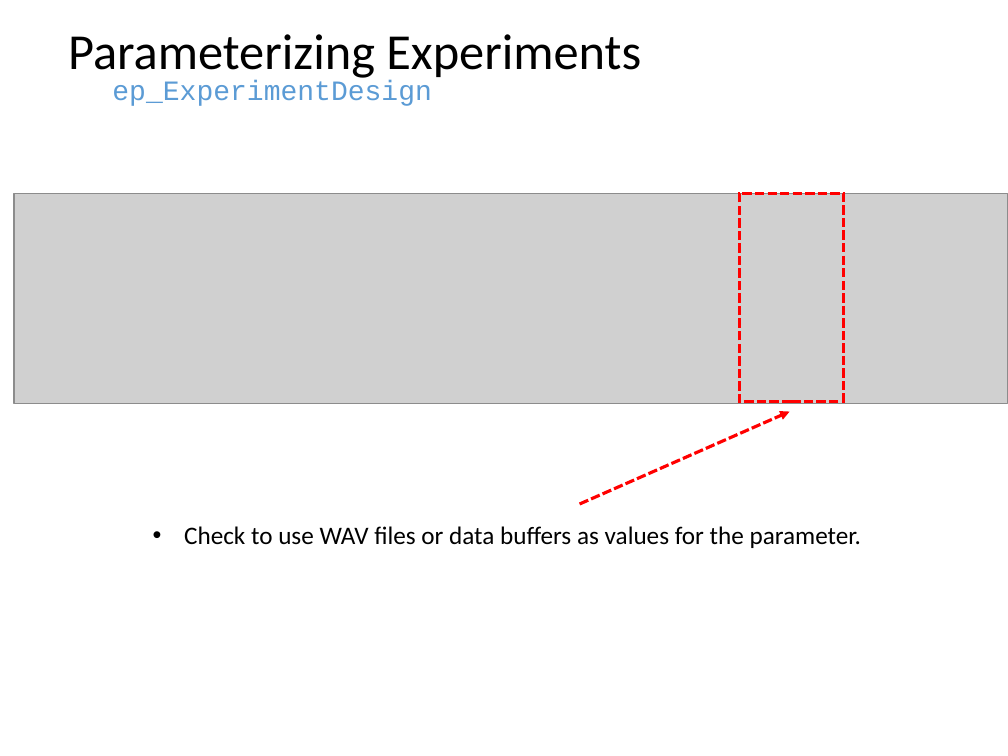
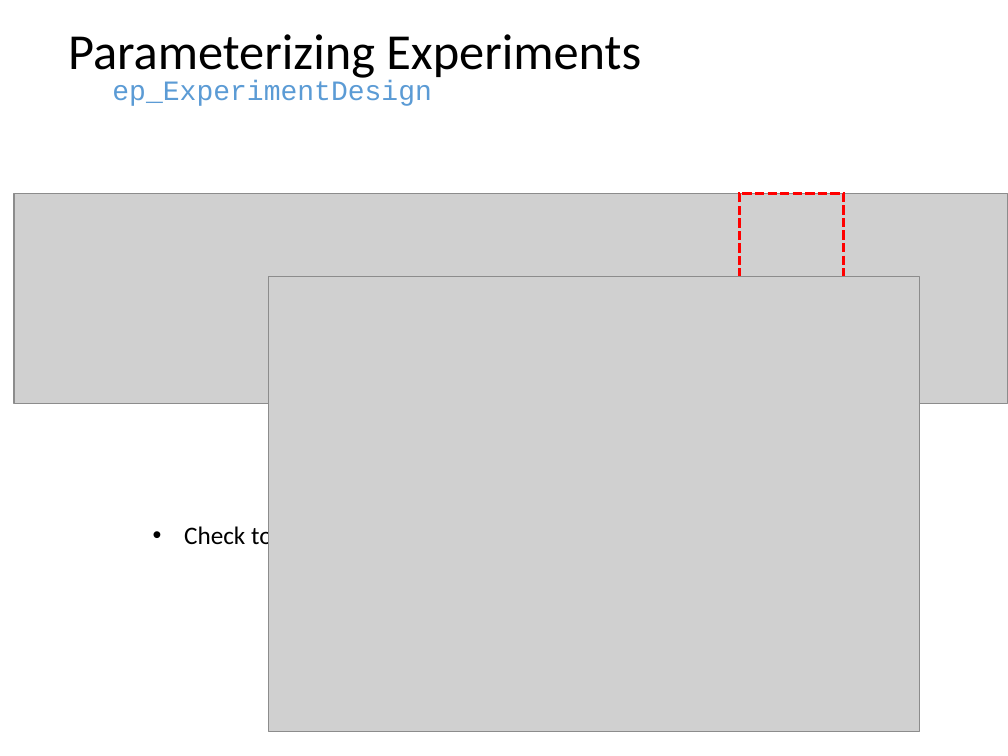
Before and after one commit to dstolz/epsych, a slide deck: slide 23 of trunk/Intro_to_ElectroPsych_Toolbox.pptx. Drawn at 1008x756 pixels with LibreOffice and Linux fonts; fonts in the diff are those of the drawing; grey boxes stand for pictures. Boxes give left, top, right and bottom in pixels: in the first picture for what was removed or moved away, otherwise in the second. Text is boxed around its words. In the diff, an @@ line names an element or a change of style, - is before the commit and + after.

```diff
--- a/trunk/Intro_to_ElectroPsych_Toolbox.pptx
+++ b/trunk/Intro_to_ElectroPsych_Toolbox.pptx
@@ picture added at (x1=269, y1=277, x2=919, y2=732) @@
@@ arrow removed from (580, 504) to (789, 411) @@
```
Also in this commit, not shown: 3 other slides changed, 9 slides added, 1 slide removed, 4 other files.
